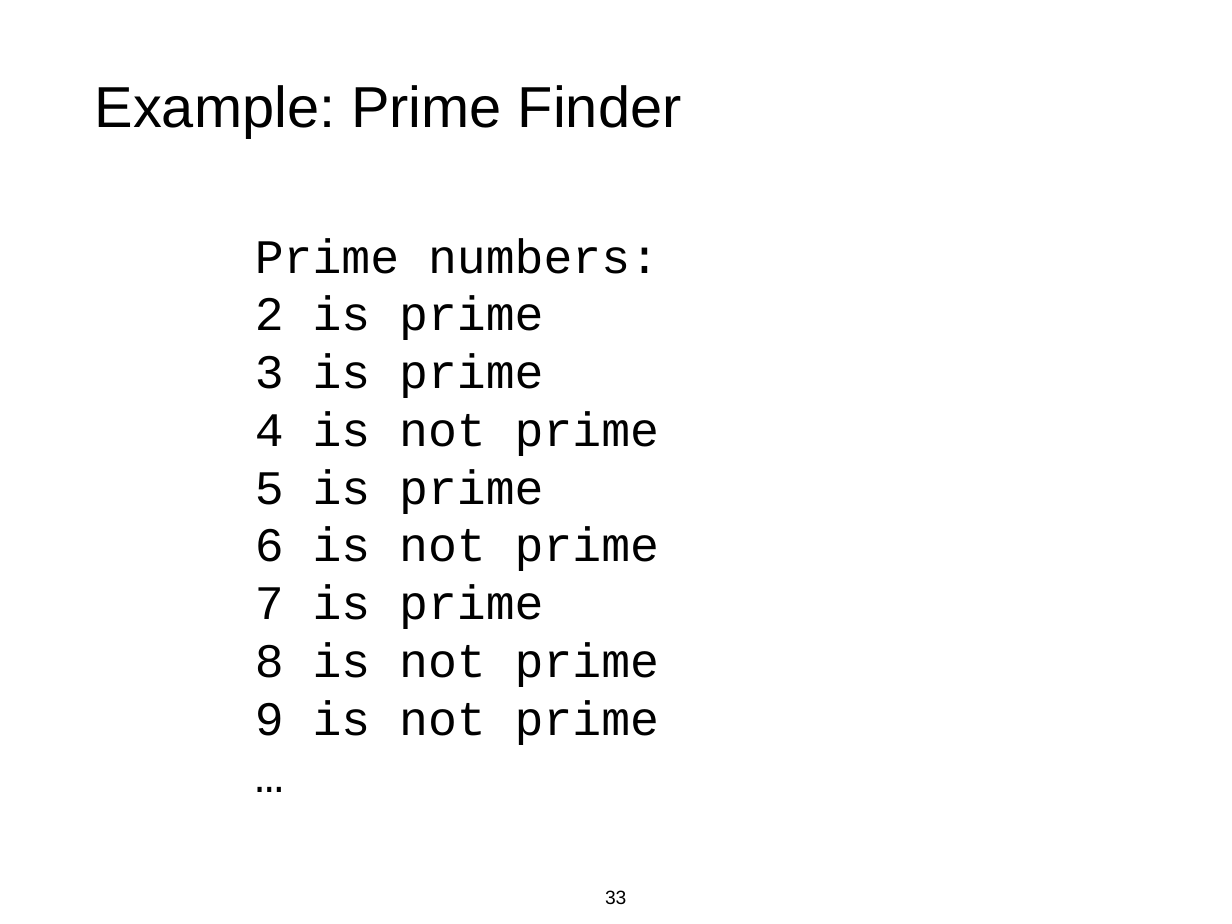
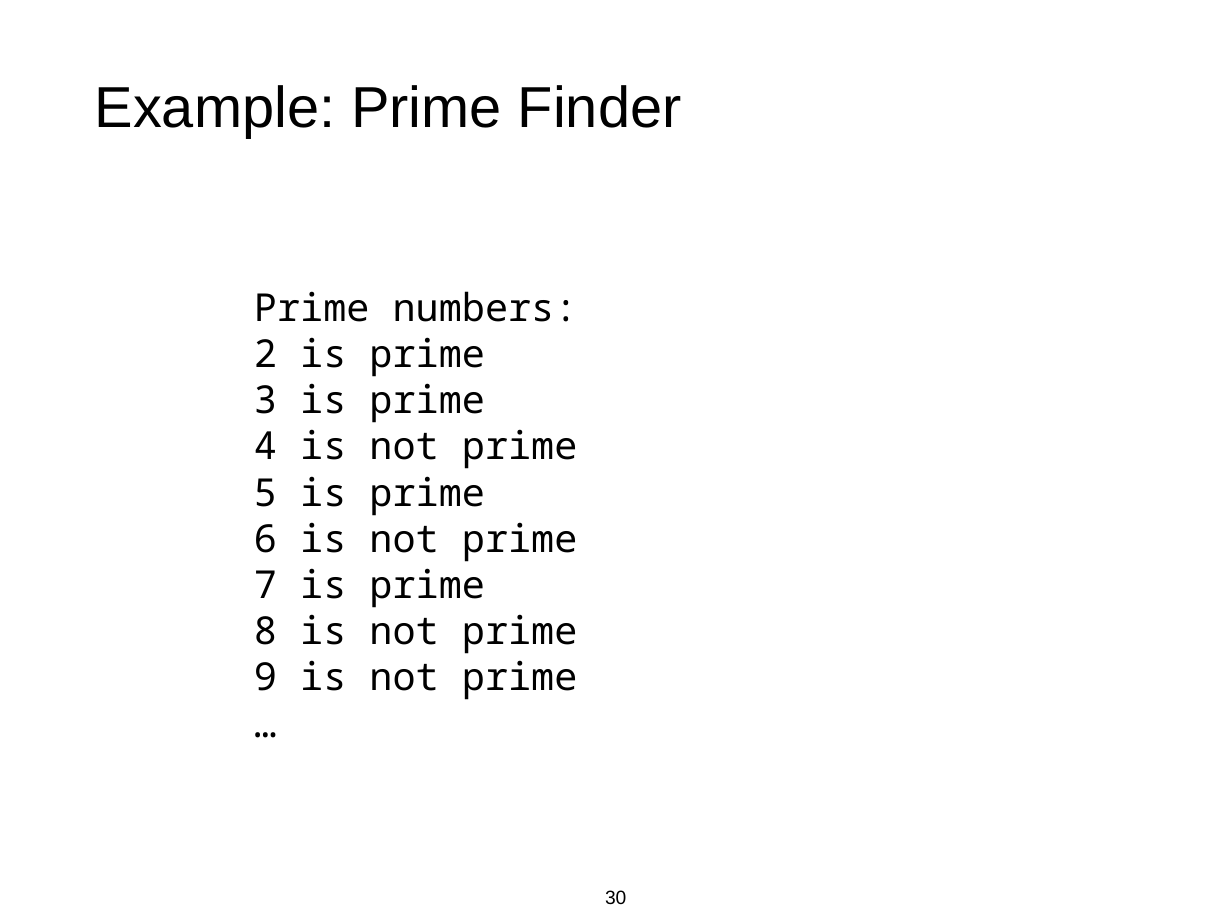
Before and after one commit to tylerharter/caraza-harter-com, a slide deck: slide 30 of tyler/meena/cs220/s22/materials/lecture_ppts/lec_10_S22.ppt (slide 33 before the commit). Drawn at 1232x924 pixels with LibreOffice and Linux fonts; fonts in the diff are those of the drawing. Boxes give left, top, right and bottom in pixels: in the first picture for what was removed or moved away, otherwise in the second. Text is boxed around its words. In the diff, an @@ line names an element or a change of style, - is before the commit and + after.

```diff
--- a/tyler/meena/cs220/s22/materials/lecture_ppts/lec_10_S22.ppt
+++ b/tyler/meena/cs220/s22/materials/lecture_ppts/lec_10_S22.ppt
@@ text "Prime numbers:": place and size @@
-text "Prime numbers:" at (255, 238, 659, 745)
+text "Prime numbers:" at (254, 291, 578, 700)
@@ text "Prime numbers:" at (254, 291, 578, 700): size 40 to 32 pt, font Courier New to Noto Sans Mono @@
@@ page number at (605, 890, 626, 905): text changed @@
-33
+30
```
Also in this commit, not shown: 5 other slides changed, 1 slide added, 2 slides removed.
